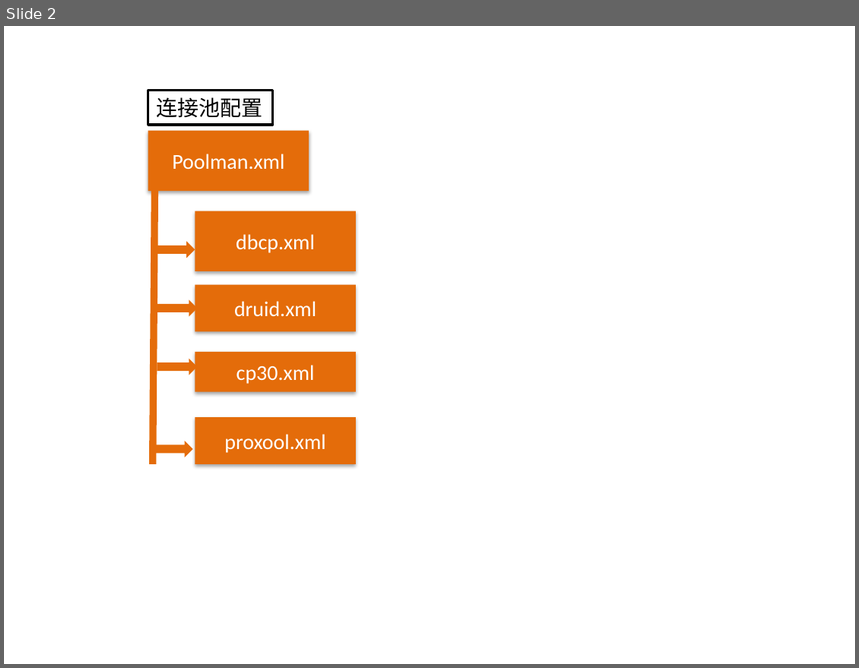
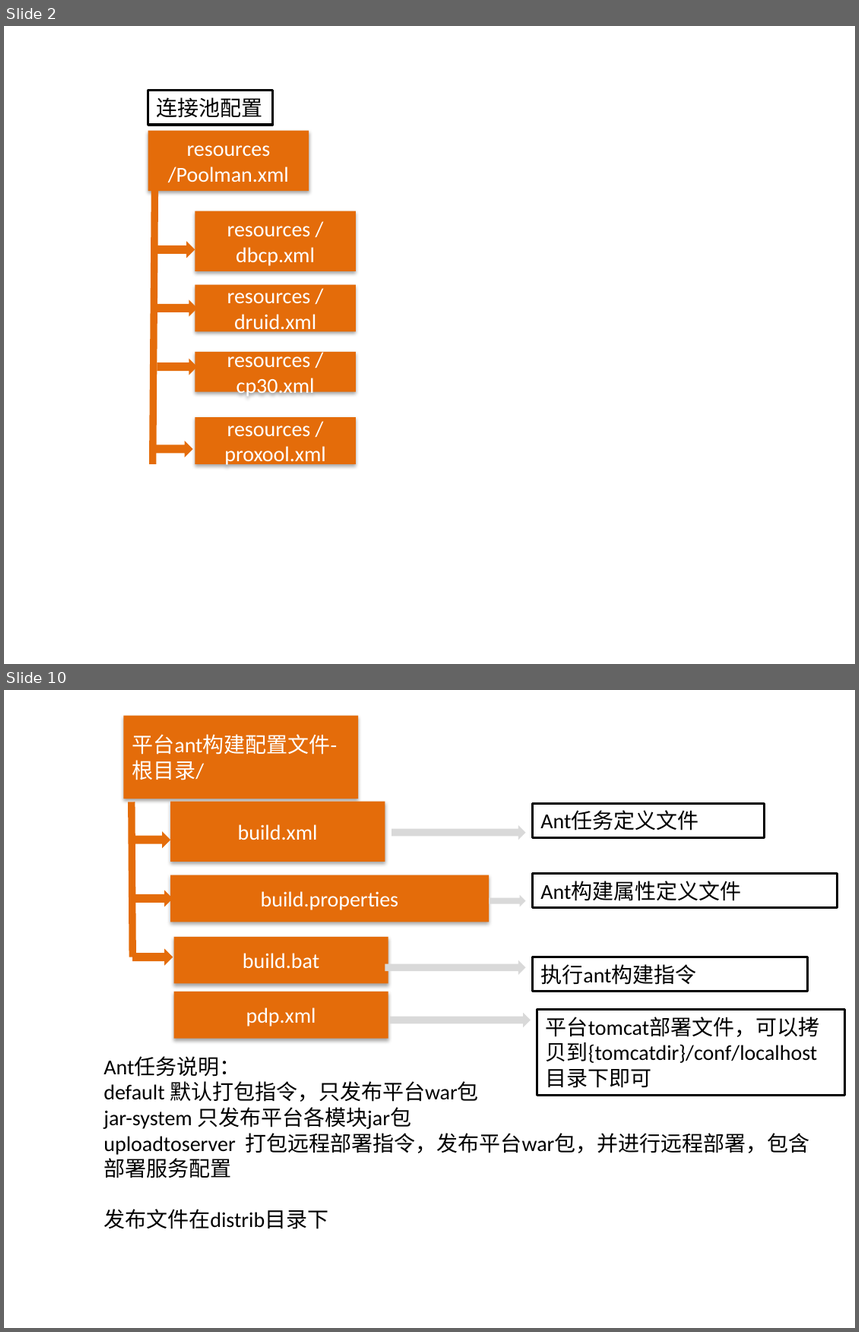
Before and after one commit to zhanght86/bboss-cms, a slide deck: 文档/平台配置文件示意图.pptx. Shown one above the other, each under a label of ours: slide 2 before the commit, slides 2 and 10 after it; the slides between them are not shown. The pictures are 859x668 and 859x1332 pixels, drawn with LibreOffice and Linux fonts; fonts in the diff are those of the drawing. Boxes give left, top, right and bottom in pixels: in the first picture for what was removed or moved away, otherwise in the second. Text is boxed around its words. In the diff, an @@ line names an element or a change of style, - is before the commit and + after.

```diff
--- a/文档/平台配置文件示意图.pptx
+++ b/文档/平台配置文件示意图.pptx
@@ slide 10 added at (x1=4, y1=690, x2=855, y2=1328), background #FFFFFF @@
@@ rectangle added at (x1=124, y1=716, x2=359, y2=799), fill #E46C0A, 18 pt, text #FFFFFF @@
+平台ant构建配置文件-根目录/
@@ line added from (132, 802) to (132, 958), #E46C0A 6 pt @@
@@ rectangle added at (x1=171, y1=802, x2=386, y2=862), fill #E46C0A, 18 pt, text #FFFFFF @@
+build.xml
@@ right arrow added at (x1=392, y1=825, x2=525, y2=840), fill #D9D9D9 @@
@@ rectangle added at (x1=533, y1=804, x2=765, y2=838), fill #FFFFFF, outline #000000 2 pt, 18 pt, text #000000 @@
+Ant任务定义文件
@@ right arrow added at (x1=130, y1=831, x2=170, y2=848), fill #E46C0A @@
@@ right arrow added at (x1=132, y1=890, x2=173, y2=907), fill #E46C0A @@
@@ rectangle added at (x1=171, y1=875, x2=489, y2=923), fill #E46C0A, 18 pt, text #FFFFFF @@
+build.properties
@@ rectangle added at (x1=533, y1=874, x2=837, y2=908), fill #FFFFFF, outline #000000 2 pt, 18 pt, text #000000 @@
+Ant构建属性定义文件
@@ right arrow added at (x1=489, y1=895, x2=526, y2=907), fill #D9D9D9 @@
@@ rectangle added at (x1=174, y1=937, x2=389, y2=983), fill #E46C0A, 18 pt, text #FFFFFF @@
+build.bat
@@ right arrow added at (x1=132, y1=948, x2=173, y2=966), fill #E46C0A @@
@@ right arrow added at (x1=386, y1=961, x2=526, y2=975), fill #D9D9D9 @@
@@ rectangle added at (x1=533, y1=958, x2=807, y2=991), fill #FFFFFF, outline #000000 2 pt, 18 pt, text #000000 @@
+执行ant构建指令
@@ rectangle added at (x1=174, y1=991, x2=389, y2=1038), fill #E46C0A, 18 pt, text #FFFFFF @@
+pdp.xml
@@ right arrow added at (x1=389, y1=1012, x2=530, y2=1027), fill #D9D9D9 @@
@@ rectangle added at (x1=538, y1=1010, x2=846, y2=1096), fill #FFFFFF, outline #000000 2 pt, 18 pt, text #000000 @@
+平台tomcat部署文件，可以拷贝到{tomcatdir}/conf/localhost目录下即可
@@ text added at (x1=104, y1=1057, x2=810, y2=1230), 18 pt, text #000000 @@
+Ant任务说明：
+default 默认打包指令，只发布平台war包
+jar-system 只发布平台各模块jar包
+uploadtoserver 打包远程部署指令，发布平台war包，并进行远程部署，包含部署服务配置
+发布文件在distrib目录下
@@ slide 2 changed as well @@
@@ text in rectangle at (x1=168, y1=145, x2=289, y2=183): text changed @@
-Poolman.xml
+resources /Poolman.xml
@@ text in rectangle at (x1=227, y1=226, x2=315, y2=266): text changed @@
-dbcp.xml
+resources / dbcp.xml
@@ text in rectangle at (x1=227, y1=293, x2=316, y2=335): text changed @@
-druid.xml
+resources / druid.xml
@@ text in rectangle at (x1=227, y1=350, x2=315, y2=398): text changed @@
-cp30.xml
+resources / cp30.xml
@@ text in rectangle at (x1=224, y1=426, x2=325, y2=467): text changed @@
-proxool.xml
+resources / proxool.xml
```
Also in this commit, not shown: 2 other slides changed, 8 other slides added, 1 slide removed.
